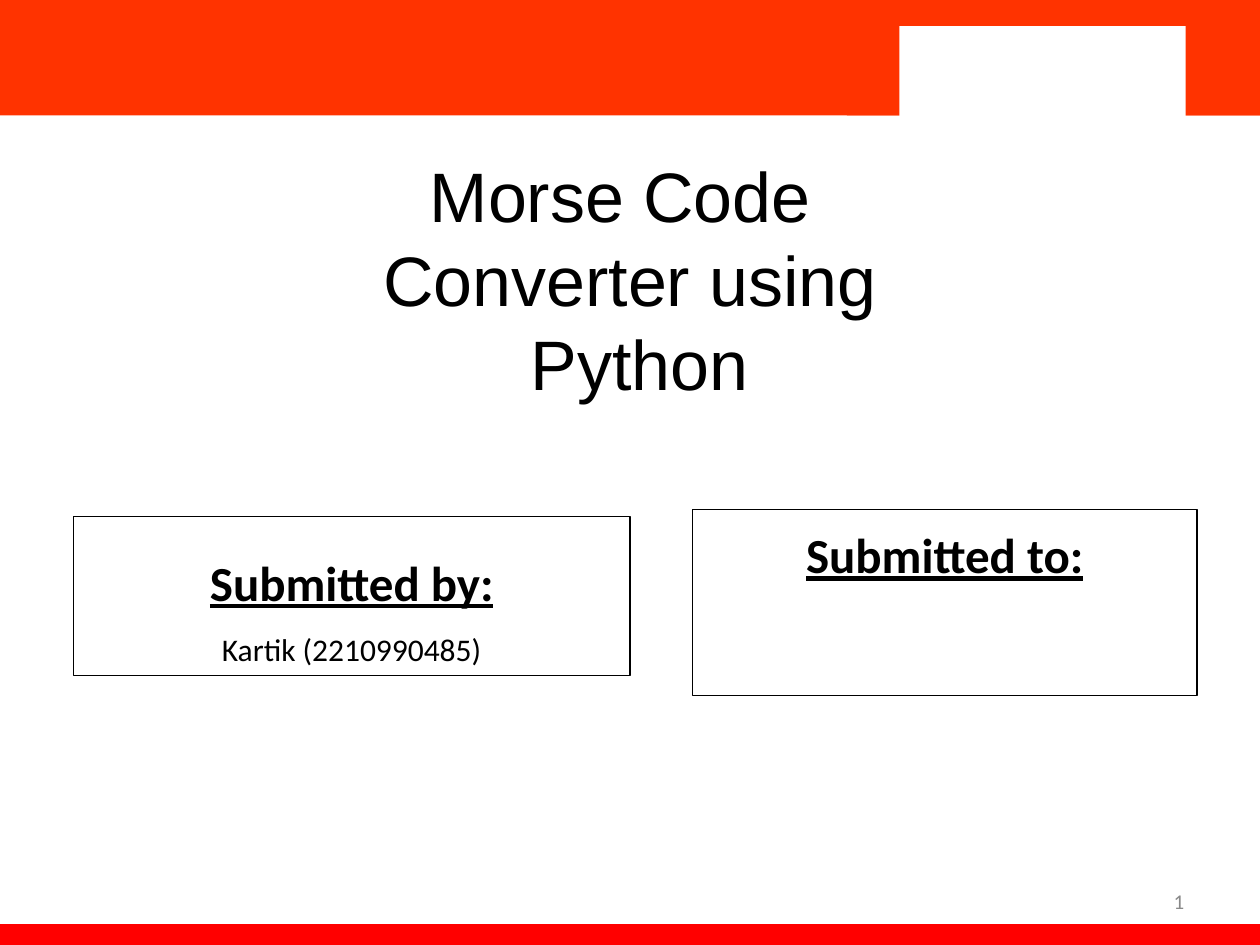
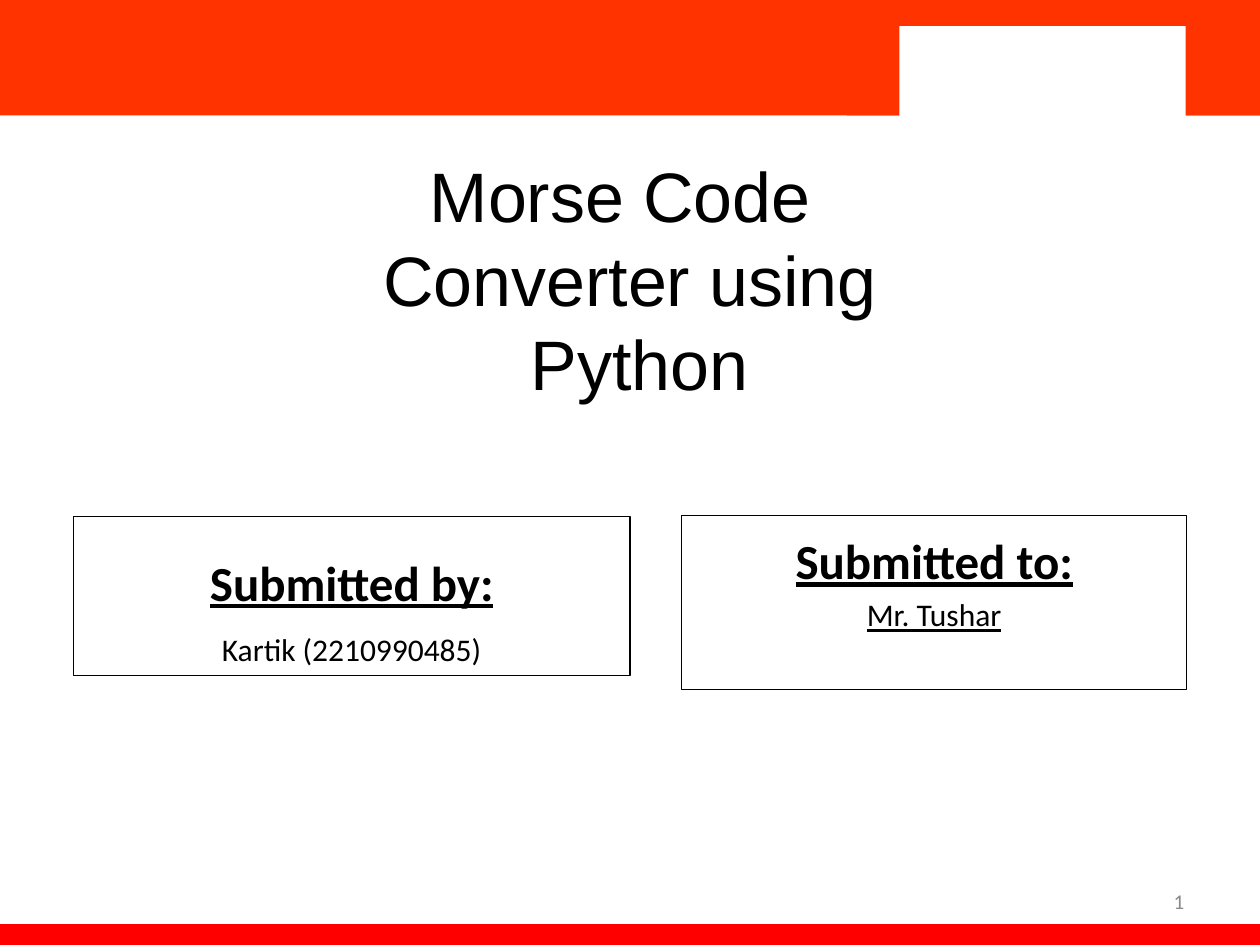
Before and after one commit to kartik-mah/morse-code, a slide deck: slide 1 of Morse code converter python 4th sem ppt.pptx. Drawn at 1260x945 pixels with LibreOffice and Linux fonts; fonts in the diff are those of the drawing; background and template pictures are left out. Boxes give left, top, right and bottom in pixels: in the first picture for what was removed or moved away, otherwise in the second. Text is boxed around its words. In the diff, an @@ line names an element or a change of style, - is before the commit and + after.

```diff
--- a/Morse code converter python 4th sem ppt.pptx
+++ b/Morse code converter python 4th sem ppt.pptx
@@ rectangle "Submitted to:": place and size @@
-rectangle "Submitted to:" at <box>692,509,1197,696</box>
+rectangle "Submitted to:" at <box>682,515,1187,689</box>
@@ text in rectangle at <box>867,604,1002,632</box>: paragraph added @@
+Mr. Tushar
```
Also in this commit, not shown: 1 other slide changed.
